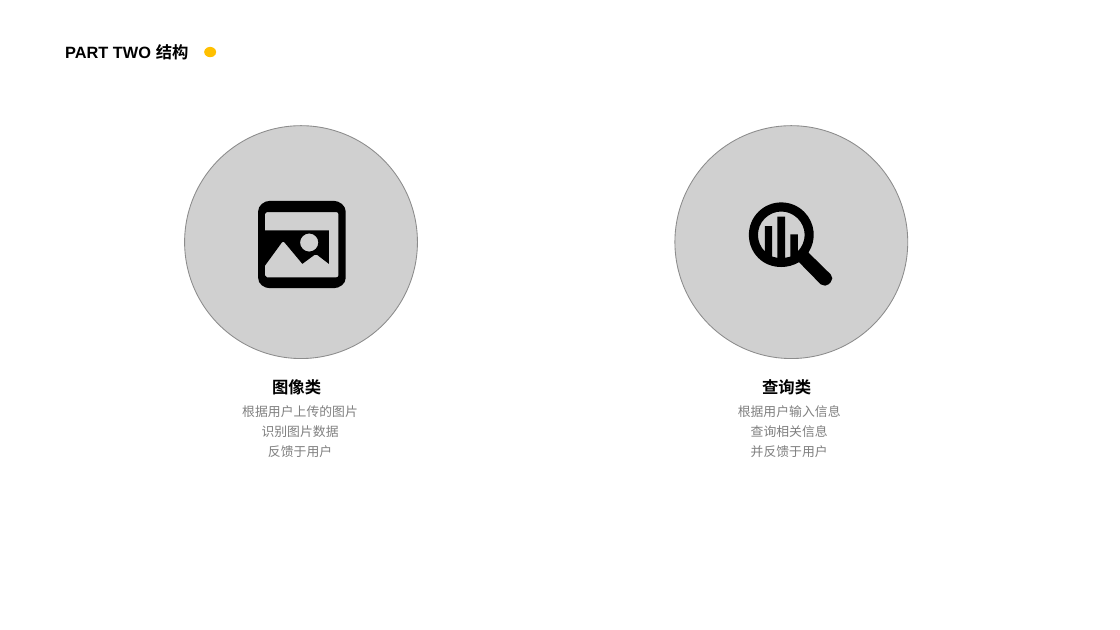
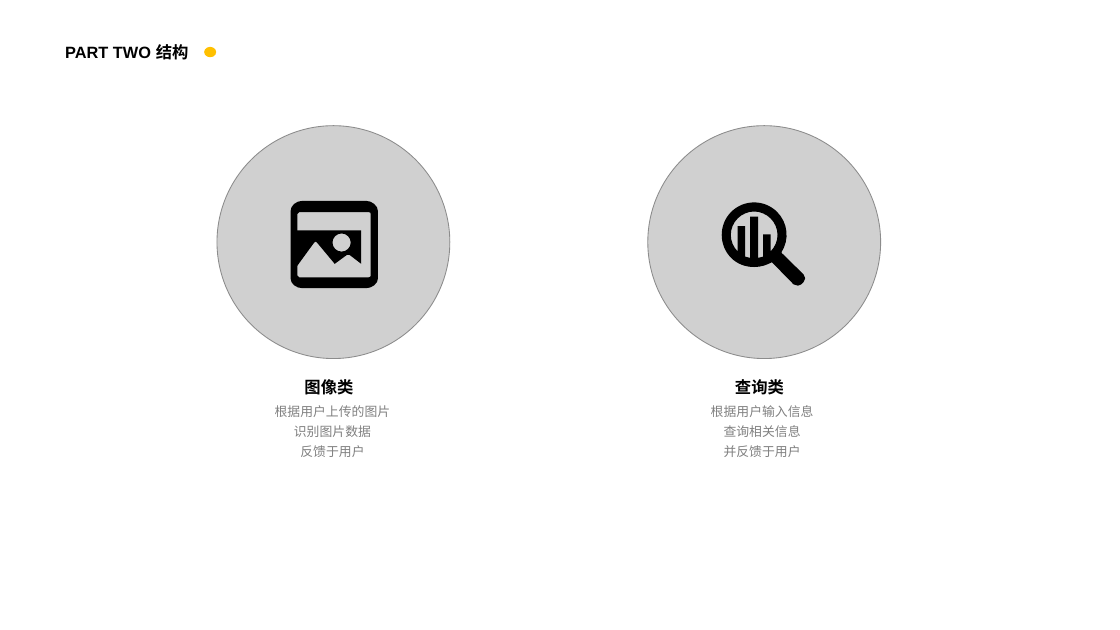
Before and after one commit to ShuoyuGong/Tool, a slide deck: slide 6 of Everything（TOOLS）.pptx. Drawn at 1120x630 pixels with LibreOffice and Linux fonts; fonts in the diff are those of the drawing; grey boxes stand for pictures; background and template pictures are left out. Boxes give left, top, right and bottom in pixels: in the first picture for what was removed or moved away, otherwise in the second. Text is boxed around its words. In the diff, an @@ line names an element or a change of style, - is before the commit and + after.

```diff
--- a/Everything（TOOLS）.pptx
+++ b/Everything（TOOLS）.pptx
@@ freeform shape moved from (x1=258, y1=201, x2=345, y2=288) to (x1=291, y1=201, x2=378, y2=288) @@
@@ freeform shape moved from (x1=746, y1=202, x2=833, y2=286) to (x1=718, y1=202, x2=806, y2=286) @@
@@ 1 picture, 1 text, 1 freeform shape moved together from (x1=185, y1=126, x2=418, y2=457) to (x1=217, y1=126, x2=450, y2=457) @@
@@ text "图像类" moved from (x1=272, y1=376, x2=321, y2=398) to (x1=304, y1=376, x2=353, y2=398) @@
@@ 2 texts, 1 picture moved together from (x1=675, y1=126, x2=907, y2=457) to (x1=648, y1=126, x2=881, y2=457) @@
```
Also in this commit, not shown: 4 other slides changed, 37 other files.
